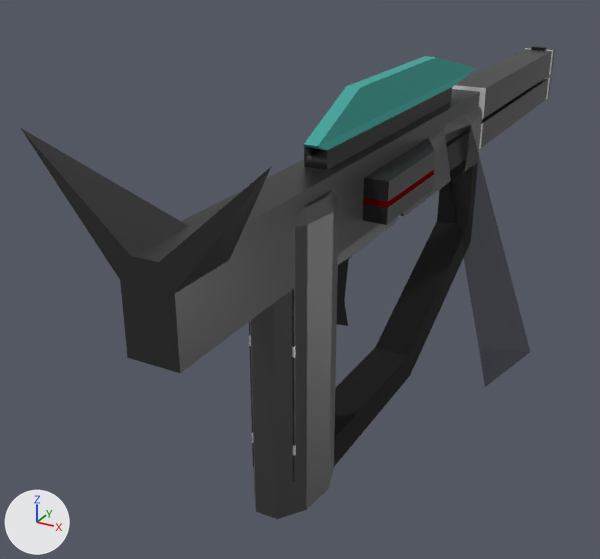
The Blender file Assets/Meshes/Pistol.blend, before and after one commit.
Both versions are drawn from a camera (50 mm lens) standing at (0.33, -0.589, 0.341) and looking at (-0.116, 0.223, -0.065). The lights are fixed; the arrows at lower left show +X, +Y and +Z.

Names of what the first picture shows: 'Pistol', 'Pulse_Rifle_Cube.002'.
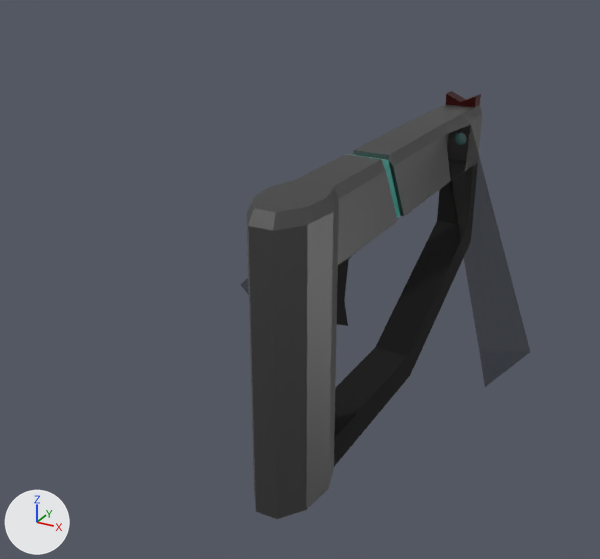
Scene script edits in JSON lines:
```json
{"op": "remove", "block": "ob_pulse_rifle_cube_002", "code": ["ob_pulse_rifle_cube_002 = bpy.data.objects.new('Pulse_Rifle_Cube.002', me_pulse_rifle_cube_002)", "ob_pulse_rifle_cube_002.location = (0.0, 0.0, 0.0)", "ob_pulse_rifle_cube_002.rotation_euler = (1.571, 0.0, 0.0)  # degrees (90, 0, 0)"]}
```

Pixel boxes (x1, y1, x2, y2) of what changed, in the pictures (600 x 559 px):
```json
{"object": "Pulse_Rifle_Cube.002", "change": "deleted", "before": [21, 46, 555, 481], "faces in mat_material_013 (black #3b3a3b)": [21, 47, 555, 481], "faces in mat_material_010 (cyan #43a59c)": [303, 56, 476, 150], "faces in mat_material_011 (black #000000)": [304, 46, 547, 170], "faces in mat_material_009 (white #e7e7e7)": [249, 48, 553, 456], "faces in mat_material_012 (dark red #6e0003)": [363, 170, 434, 208]}
```
